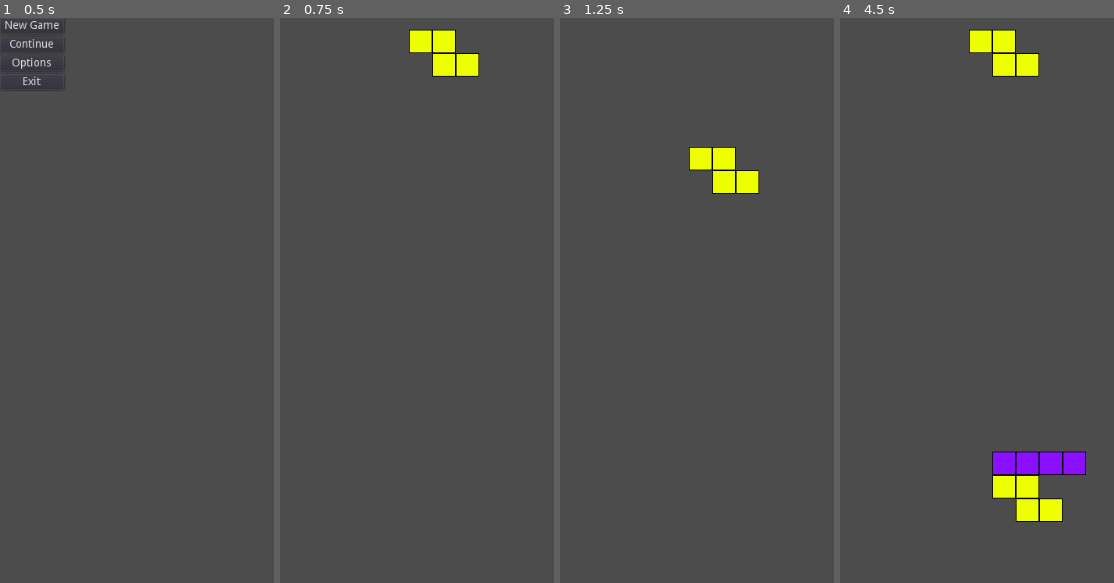
Above: before the commit, frames 1-4 (left to right).
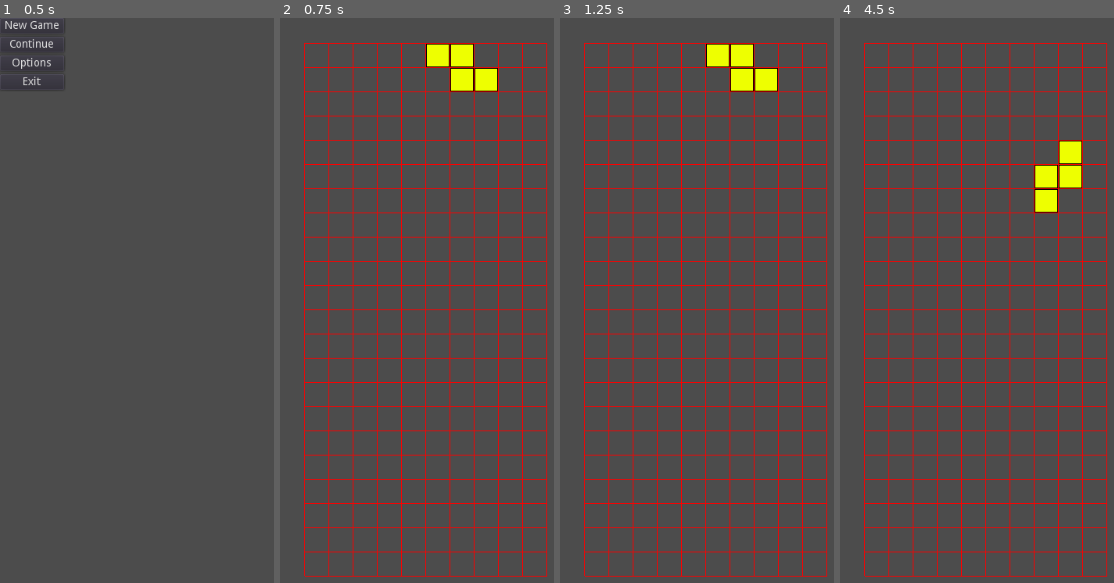
Above: after the commit, the same moments.

Repository: LaffertyDev/Shapes_Collider
Game: Godot game, scene res://main_menu/main_menu.tscn
Two runs of this game, one before a commit and one after it. Both use one fixed random seed, a clock stepped at 60 frames per second and the inputs below.
Inputs:
- Up to frame 1 (0.5 s): no input
- Up to frame 2 (0.75 s): click "New Game" at 0.5 s
- Up to frame 3 (1.25 s): no input
- Up to frame 4 (4.5 s): hold Right (ui_right) 1.28-2.03 s; hold R (ui_rotate) 1.28-2.03 s; hold Down (ui_down) 2.03-2.78 s; tap R (ui_rotate) at 2.1, 3.6 s; hold R (ui_rotate) 2.78-3.53 s; hold Right (ui_right) 2.78-4.28 s; hold Left (ui_left) from 4.28 s (still down); hold R (ui_rotate) from 4.28 s (still down)

Frame 1 is identical in both runs. In frame 2, 11% of the frame differs, in the area x 8-98%, y 2-99%; in frame 3, 12%; in frame 4, 15%.

Commit message:
Add a basic background grid

Diff:
--- /dev/null
+++ b/shapes_board/grid.gd
@@ -0,0 +1,13 @@
+extends Node2D
+
+export (int) var line_rows = 22
+export (int) var line_columns = 10
+export (int) var block_width = 30
+
+func _draw():
+	for row in range(0, line_rows + 1):
+		# draw horizontal lines
+		draw_line(Vector2(0, row * (block_width + 1)), Vector2((block_width + 1) * line_columns, row * (block_width + 1)), Color(255, 0, 0), 1.0, false)
+	for col in range(0, line_columns + 1):
+		# draw vertical lines
+		draw_line(Vector2(col * (block_width + 1), 0), Vector2(col * (block_width + 1), line_rows * (block_width + 1)), Color(255, 0, 0), 1.0, false)
--- /dev/null
+++ b/shapes_board/grid.tscn
@@ -0,0 +1,6 @@
+[gd_scene load_steps=2 format=2]
+
+[ext_resource path="res://shapes_board/grid.gd" type="Script" id=1]
+
+[node name="Node2D" type="Node2D"]
+script = ExtResource( 1 )
--- a/shapes_board/shape.gd
+++ b/shapes_board/shape.gd
@@ -78,13 +78,15 @@
 	shape_local_grid = get_rotate_clockwise()
 	update_position()
 
+# update the blocks (after a rotation) so they are in the right places visually
 func update_position():
 	var block_indices = get_local_grid_positions(shape_local_grid)
 
-	$Sprite1.set_position(block_indices[0] * 30)
-	$Sprite2.set_position(block_indices[1] * 30)
-	$Sprite3.set_position(block_indices[2] * 30)
-	$Sprite4.set_position(block_indices[3] * 30)
+	# this doesn't need to be offset because its local to this parent
+	$Sprite1.set_position(Vector2(block_indices[0].x * 31, block_indices[0].y * 31))
+	$Sprite2.set_position(Vector2(block_indices[1].x * 31, block_indices[1].y * 31))
+	$Sprite3.set_position(Vector2(block_indices[2].x * 31, block_indices[2].y * 31))
+	$Sprite4.set_position(Vector2(block_indices[3].x * 31, block_indices[3].y * 31))
 
 func get_global_grid_positions():
 	return _get_global_grid_positions(shape_local_grid)
@@ -100,15 +102,17 @@
 	var block_indices = []
 	block_indices.resize(4)
 	var block_index = 0
-	for x in range(0, local_grid_matrix.size()):
-		for y in range(0, local_grid_matrix.size()):
-			if local_grid_matrix[x][y]:
-				block_indices[block_index] = Vector2(y, x)
+	for y in range(0, local_grid_matrix.size()): # how arrays work, first size is the Y
+		for x in range(0, local_grid_matrix.size()):
+			if local_grid_matrix[y][x]:
+				block_indices[block_index] = Vector2(x, y)
 				block_index += 1
 	return block_indices
 
+# Update the entire tetrimino's position relative to the parent
 func set_position_to_grid():
-	set_position(Vector2(Board_X * 30, Board_Y * 30))
+	# offset relative to grid (so left-most pixel is touching the grid)
+	set_position(Vector2((Board_X * 31) + 15, (Board_Y * 31) + 16))
 
 func deactivate():
 	var blocks_global = _get_global_grid_positions(shape_local_grid)
@@ -117,7 +121,7 @@
 		remove_child(child)
 		get_parent().add_child(child)
 		get_node("../..").shapes_grid[block.x][block.y] = child
-		child.set_position(Vector2(block.x * 30, block.y * 30))
+		child.set_position(Vector2((block.x * 31) + 15, (block.y * 31) + 16)) # offset because now there is no local offsetting
 
 	queue_free()
 	hide()
--- a/shapes_board/shapes_board.gd
+++ b/shapes_board/shapes_board.gd
@@ -59,7 +59,7 @@
 					shapes_grid[x][y_clear] = shapes_grid[x][y_clear - 1]
 					shapes_grid[x][y_clear - 1] = null
 					if (shapes_grid[x][y_clear] != null):
-						shapes_grid[x][y_clear].set_position(Vector2(x * 30, y_clear * 30))
+						shapes_grid[x][y_clear].set_position(Vector2((x * 31) + 15, (y_clear * 31) + 16))
 
 func spawn_shape():
 	var shape = load("res://shapes_board/Shape.tscn").instance()
--- a/shapes_board/shapes_board.tscn
+++ b/shapes_board/shapes_board.tscn
@@ -1,14 +1,16 @@
-[gd_scene load_steps=2 format=2]
+[gd_scene load_steps=3 format=2]
 
 [ext_resource path="res://shapes_board/shapes_board.gd" type="Script" id=1]
+[ext_resource path="res://shapes_board/grid.tscn" type="PackedScene" id=2]
 
 [node name="Node2D" type="Node2D"]
 script = ExtResource( 1 )
 
 [node name="ShapeTimer" type="Timer" parent="."]
-wait_time = 0.1
 autostart = true
 
 [node name="Grid" type="Node2D" parent="."]
-position = Vector2( 30, 0 )
+position = Vector2( 32, 32 )
+
+[node name="Background_Grid" parent="Grid" instance=ExtResource( 2 )]
 [connection signal="timeout" from="ShapeTimer" to="." method="_on_ShapeTimer_timeout"]
